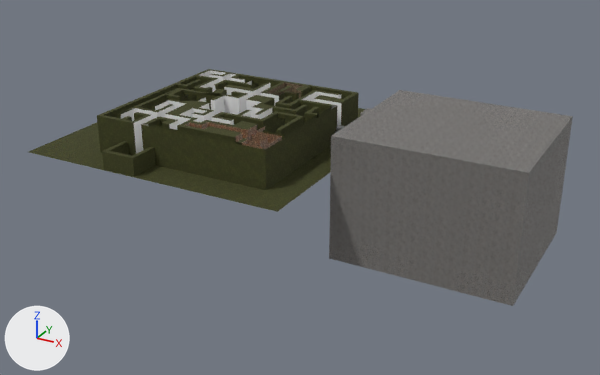
What one commit did to the FBX model Assets/Models/Labyrinth.fbx.
One viewpoint serves both versions: a camera (50 mm lens) standing at (105.7, -148.4, 65.9) and looking at (23.3, 1.3, -9.0). Every picture has the same lights, and +X, +Y and +Z are marked at lower left. Where no turn or scale is listed for an object, it has been applied to the vertices.

In view in the first picture: 'EntranceStart', 'Floor', 'HiddenHouse', 'Labyrinth'.
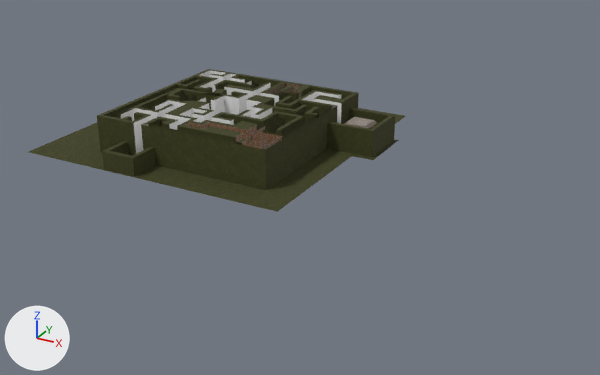
Edits to the bpy script that builds the scene:
```text
Add img_texturescom_marble_slablayered_512_albedo_png:
    img_texturescom_marble_slablayered_512_albedo_png = load_image('TexturesCom_Marble_SlabLayered_512_albedo.png', '../Textures/tex_labyrinth/EntracneExit/TexturesCom_Marble_SlabLayered_512_albedo.png', 512, 512, 'sRGB')
Add img_texturescom_marble_slablayered_512_roughness_png:
    img_texturescom_marble_slablayered_512_roughness_png = load_image('TexturesCom_Marble_SlabLayered_512_roughness.png', '../Textures/tex_labyrinth/EntracneExit/TexturesCom_Marble_SlabLayered_512_roughness.png', 512, 512, 'Non-Color')
Add img_texturescom_marble_slablayered_512_normal_png:
    img_texturescom_marble_slablayered_512_normal_png = load_image('TexturesCom_Marble_SlabLayered_512_normal.png', '../Textures/tex_labyrinth/EntracneExit/TexturesCom_Marble_SlabLayered_512_normal.png', 512, 512, 'Non-Color')
Add mat_column:
    mat_column = bpy.data.materials.new('Column')
    # uses the picture img_texturescom_marble_slablayered_512_albedo_png
    # uses the picture img_texturescom_marble_slablayered_512_normal_png
    # uses the picture img_texturescom_marble_slablayered_512_roughness_png
Add me_cube_113:
    me_cube_113.from_pydata(...)  # 24 vertices, 22 faces; spans x -2.8..2.8, y -2.8..2.8, z -0.1..0.5
    me_cube_113.materials.append(mat_column)
Add me_cube_094:
    me_cube_094.from_pydata(...)  # 24 vertices, 22 faces; spans x 28.0..39.0, y 5.0..17.0, z 0.0..6.0
    me_cube_094.materials.append(mat_basic)
Remove ob_hiddenhouse:
    ob_hiddenhouse = bpy.data.objects.new('HiddenHouse', me_cube_013)
    ob_hiddenhouse.location = (46.2, 11.1, -3.3)
Add ob_cube_087:
    ob_cube_087 = bpy.data.objects.new('Cube.087', me_cube_113)
    ob_cube_087.location = (33.0, 11.0, 4.8)
Add ob_cube_068:
    ob_cube_068 = bpy.data.objects.new('Cube.068', me_cube_094)
    ob_cube_068.location = (0.0, 0.0, 0.0)
```

Changed parts and their boxes [x1, y1, x2, y2] in the pictures (600 x 375 px):
'HiddenHouse', deleted
    before: [329, 90, 573, 306]
'Cube.068', added
    after: [327, 108, 395, 157]
'Cube.087', added
    after: [344, 117, 376, 128]
